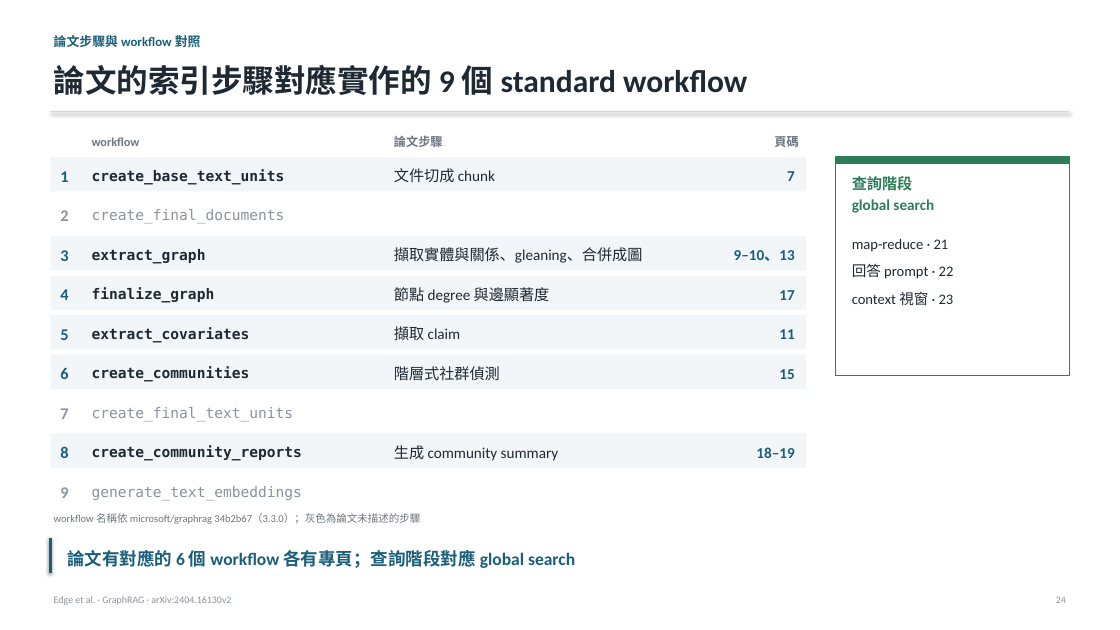
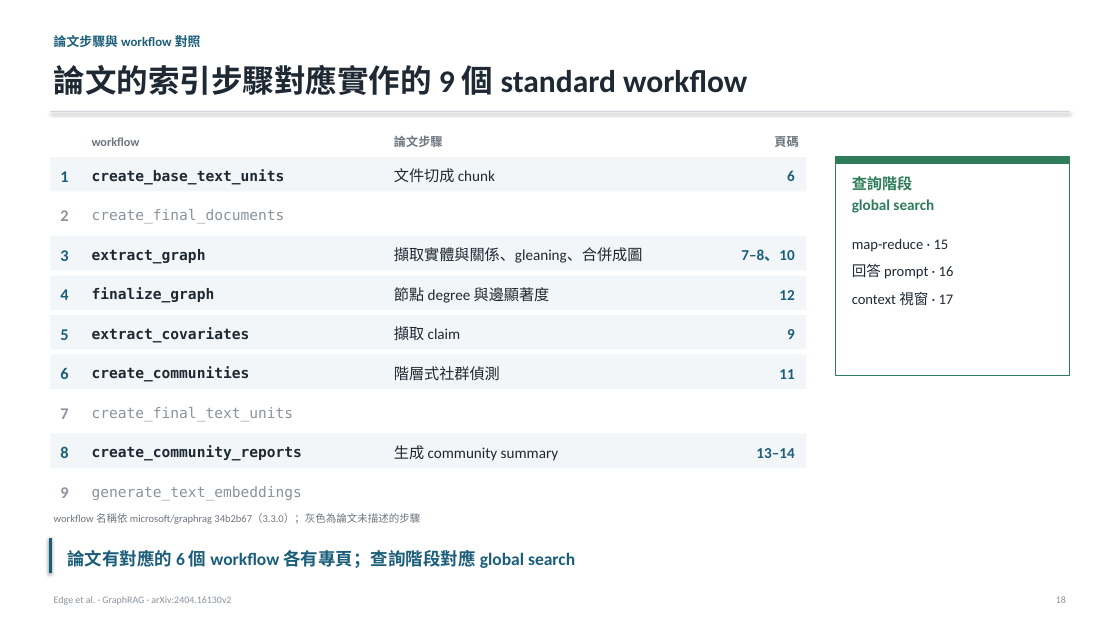
Before and after one commit to Moris-Zhan/CV-RAG-LLM-Papers, a slide deck: slide 18 of RAG/2024_GraphRAG/graph-rag-full-slides_zh-TW.pptx (slide 24 before the commit). Drawn at 1120x630 pixels with LibreOffice and Linux fonts; fonts in the diff are those of the drawing. Boxes give left, top, right and bottom in pixels: in the first picture for what was removed or moved away, otherwise in the second. Text is boxed around its words. In the diff, an @@ line names an element or a change of style, - is before the commit and + after.

```diff
--- a/RAG/2024_GraphRAG/graph-rag-full-slides_zh-TW.pptx
+++ b/RAG/2024_GraphRAG/graph-rag-full-slides_zh-TW.pptx
@@ text at [787,170,795,181]: text changed @@
-7
+6
@@ text at [852,239,954,305]: text changed @@
-map-reduce · 21
-回答 prompt · 22
-context 視窗 · 23
+map-reduce · 15
+回答 prompt · 16
+context 視窗 · 17
@@ text at [741,249,794,261]: text changed @@
-9–10、13
+7–8、10
@@ text at [779,290,794,300]: text changed @@
-17
+12
@@ text added at [787,329,795,339], 13 pt, text #1B5E7A, bold @@
+9
@@ text "11": place and size @@
-text "11" at [779,329,794,339]
+text "11" at [779,369,794,379]
@@ text removed at [779,369,794,379] @@
-15
@@ text at [756,448,794,458]: text changed @@
-18–19
+13–14
```
Also in this commit, not shown: 32 other slides changed, 6 slides removed, 4 other files.
